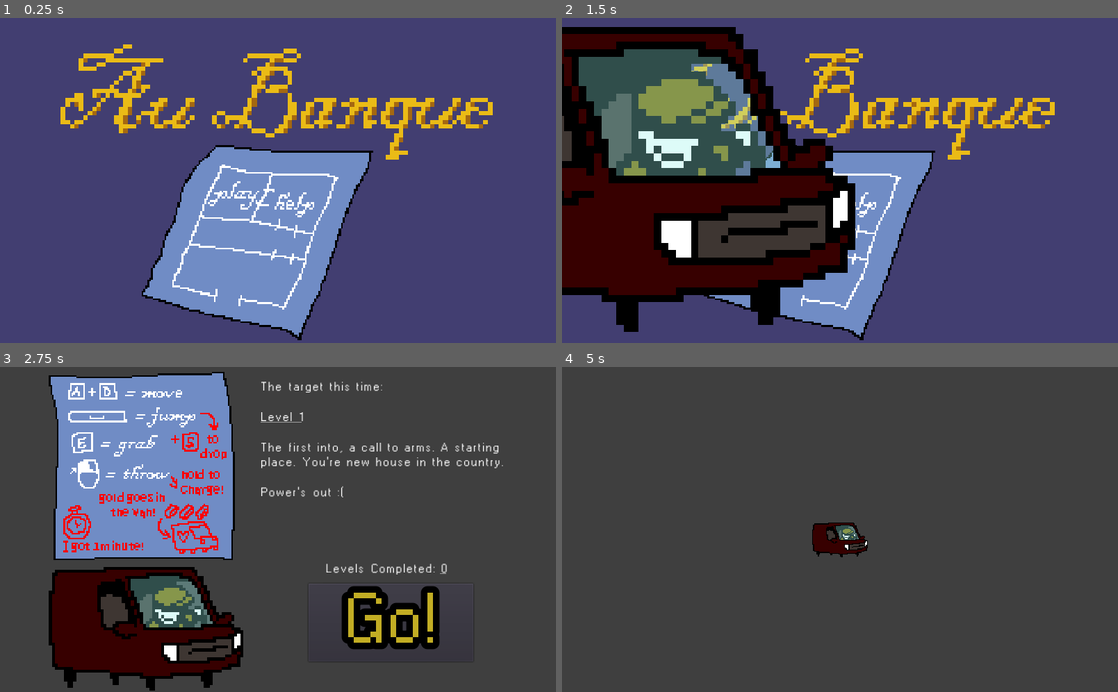
Above: before the commit, frames 1-4 (two rows, left to right).
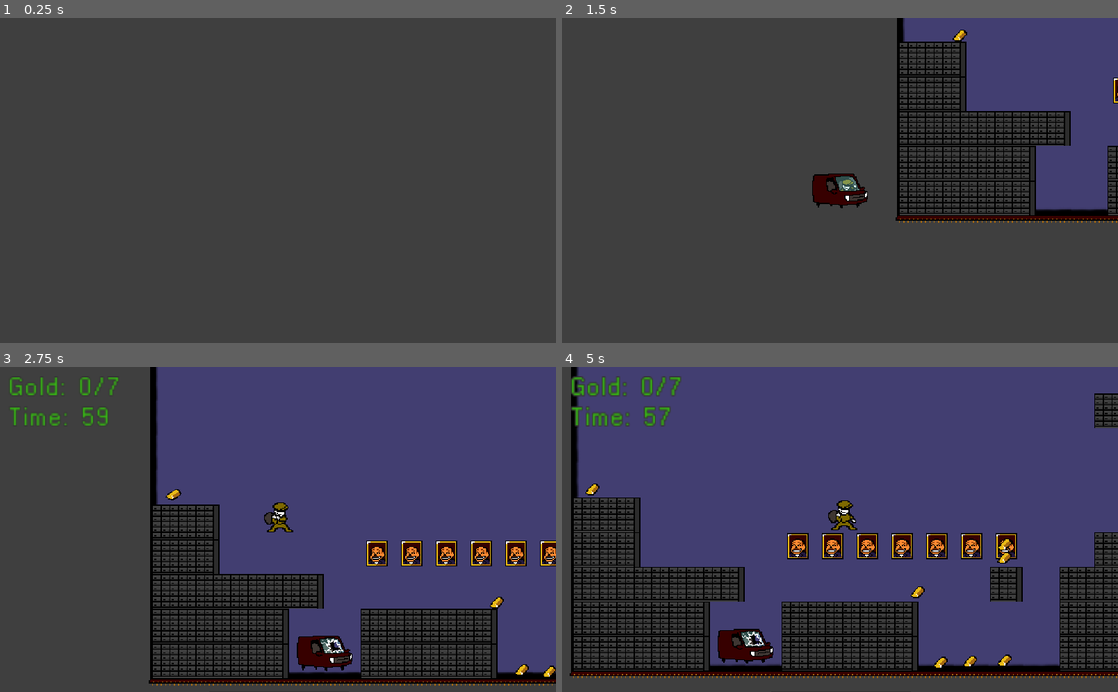
Above: after the commit, the same moments.

Repository: AleksLitynski/AnIncreasinglyConvolutedSeriesOfHeists
Game: Godot game, scene res://main.tscn
The game is run twice, just before and just after one commit, with the same random seed, the same clock (stepped at 60 frames per second) and the same inputs.
Inputs (mouse positions are in pixels of both pictures, inside the frame that each line leads up to):
- Up to frame 1 (0.25 s): no input
- Up to frame 2 (1.5 s): click (801, 196) at 0.52 s; click (801, 196) at 1.27 s
- Up to frame 3 (2.75 s): move the mouse to (400, 513) at 2.02 s; hold D (right) from 2.03 s (still down); hold E (grab) from 2.03 s (still down); tap Space (jump) at 2.27 s; click (400, 513) at 2.3 s
- Up to frame 4 (5 s): release D (right) at 2.75 s; release E (grab) at 2.75 s; click (951, 623) at 2.75 s, where only the run before the commit has a clickable "Go!"; click (951, 623) at 3.5 s, where only the run before the commit has a clickable "Go!"; move the mouse to (728, 545) at 4.27 s; hold D (right) from 4.28 s (still down); click (728, 545) at 4.35 s; tap Space (jump) at 4.52 s; tap E (grab) at 4.55 s

The runs differ from the first frame. In frame 1, 100% of the frame differs, in the area x 0-100%, y 0-100%; in frame 2, 79%; in frame 3, 80%; in frame 4, 79%.

Commit message:
gold can't clip out of the level anymore

Diff:
--- a/gold.tscn
+++ b/gold.tscn
@@ -13,6 +13,7 @@
 mass = 100.0
 gravity_scale = 10.0
 continuous_cd = 2
+angular_damp = 10.0
 script = ExtResource( 1 )
 
 [node name="goldbar" type="Sprite" parent="."]
--- a/goldbar-drift.gd
+++ b/goldbar-drift.gd
@@ -27,14 +27,12 @@
 	if orbit:
 		$goldbar.offset.x = sin(period.x) * orbit_radius
 		$goldbar.offset.y = sin(period.y) * orbit_radius
-	else:
-		$goldbar.offset.x = lerp($goldbar.offset.x, 0, 0.1)
-		$goldbar.offset.y = lerp($goldbar.offset.y, 0, 0.1)
-		rotation = lerp(rotation, 0, 0.1)
 
 	if target != null:
 		var t = target.get_global_transform().origin - get_global_transform().origin
-		transform.origin += t * 10 * delta
+		#	apply_central_impulse()
+		set_linear_velocity(t * 10 * delta * 150)
+#		transform.origin +=
 	else:
 		# slowly rotate the gold so it faces up once it lands on the ground
 		if fmod(rotation, PI * 2) > 0.2:
@@ -43,23 +41,17 @@
 		else:
 			rotation = 0
 
-
-
 func set_orbit(orb = true):
 	orbit = orb
+	rotation = 0
 
 func set_target(t = null):
 	if t != null:
 		orbit_radius = 7.5
 		orbit_speed = 1.5
-		sleeping = true
-		collision_mask = 2
-		collision_layer = 2
 	else:
 		orbit_radius = 2.5
 		orbit_speed = 1
-		collision_mask = 1
-		collision_layer = 1
 	target = t
 
 func fade_out(target):
@@ -67,15 +59,21 @@
 
 var col_exception = null
 var timer = null
-
-func disable_collisions_for_time(target, time_to_unset):
+func disable_collisions_for(target):
 	col_exception = target
 	add_collision_exception_with(col_exception)
+	for gold in get_tree().get_nodes_in_group("gold"):
+		add_collision_exception_with(gold)
+
+
+func enable_collisions_in(time):
 	timer = Timer.new()
 	timer.connect("timeout", self, "unset_done")
 	add_child(timer)
-	timer.start(time_to_unset)
+	timer.start(time)
 
 func unset_done():
 	remove_collision_exception_with(col_exception)
+	for gold in get_tree().get_nodes_in_group("gold"):
+		remove_collision_exception_with(gold)
 	remove_child(timer)
--- a/level_manager.gd
+++ b/level_manager.gd
@@ -3,7 +3,7 @@
 # Called when the node enters the scene tree for the first time.
 func _ready():
 	# load_level("main_menu", false)
-	load_level("main_menu", false)
+	load_level("level_2", false)
 
 var current_level = null
 var stats = null
--- a/mc.gd
+++ b/mc.gd
@@ -134,11 +134,11 @@
 	if !on_left:
 		$grabbox.transform.origin.x = 24
 		$goldanchor.transform.origin.x = -16
-		$throwanchor.transform.origin.x = 30
+		$throwanchor.transform.origin.x = 20
 	else:
 		$grabbox.transform.origin.x = -16
 		$goldanchor.transform.origin.x = 16
-		$throwanchor.transform.origin.x = -30
+		$throwanchor.transform.origin.x = -20
 
 func encumberment_dampener(jump):
 	if jump:
@@ -200,6 +200,7 @@
 		for b in bodies:
 			if b.is_in_group("gold"):
 				b.set_target($goldanchor)
+				b.disable_collisions_for(self)
 				gold.push_back(b)
 				break # only pick up one per grab
 
@@ -217,14 +218,12 @@
 
 	if throw_state == PRESS_STATES.END and thrown != null:
 		# clear all physics on the gold bar
-		thrown.global_transform.origin = $throwanchor.global_transform.origin
-		thrown.rotation = 0
 		thrown.set_target()
 		thrown.set_linear_velocity(Vector2(0, 0))
 		thrown.set_angular_velocity(0)
 		thrown.set_orbit(true)
 
-		thrown.disable_collisions_for_time(self, 1.0)
+		thrown.enable_collisions_in(1.0)
 
 		var velo = default_throw_velocity
 		var force = Vector2(-velo.x if $sprite.flip_h else velo.x, velo.y) * \
--- a/mc.tscn
+++ b/mc.tscn
@@ -29,7 +29,7 @@
 shape = SubResource( 2 )
 
 [node name="throwanchor" type="Node2D" parent="."]
-position = Vector2( 30, -15 )
+position = Vector2( 20, -15 )
 
 [node name="goldanchor" type="Node2D" parent="."]
 position = Vector2( -15.75, -16 )
Not shown, changed: aleks-todo
